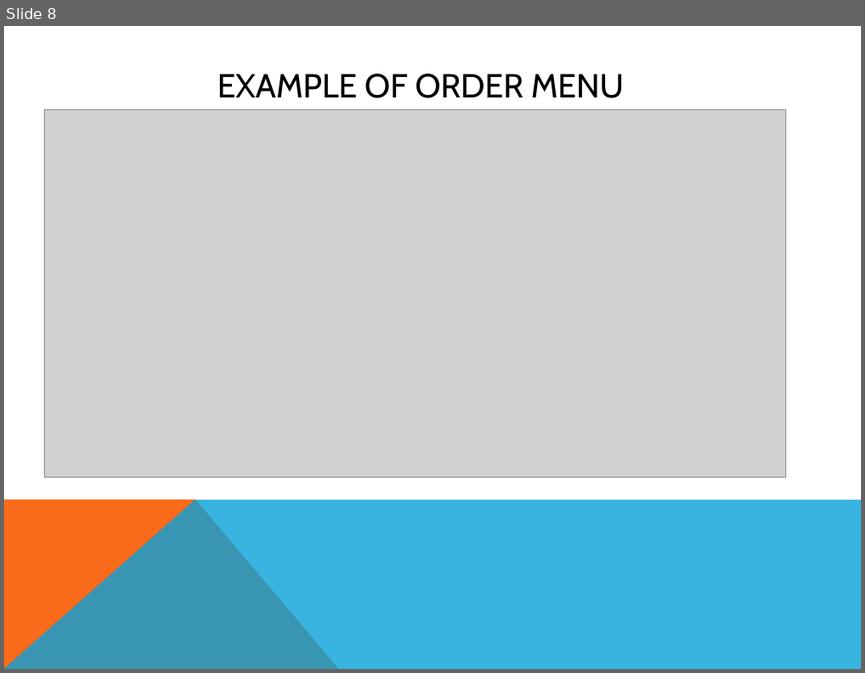
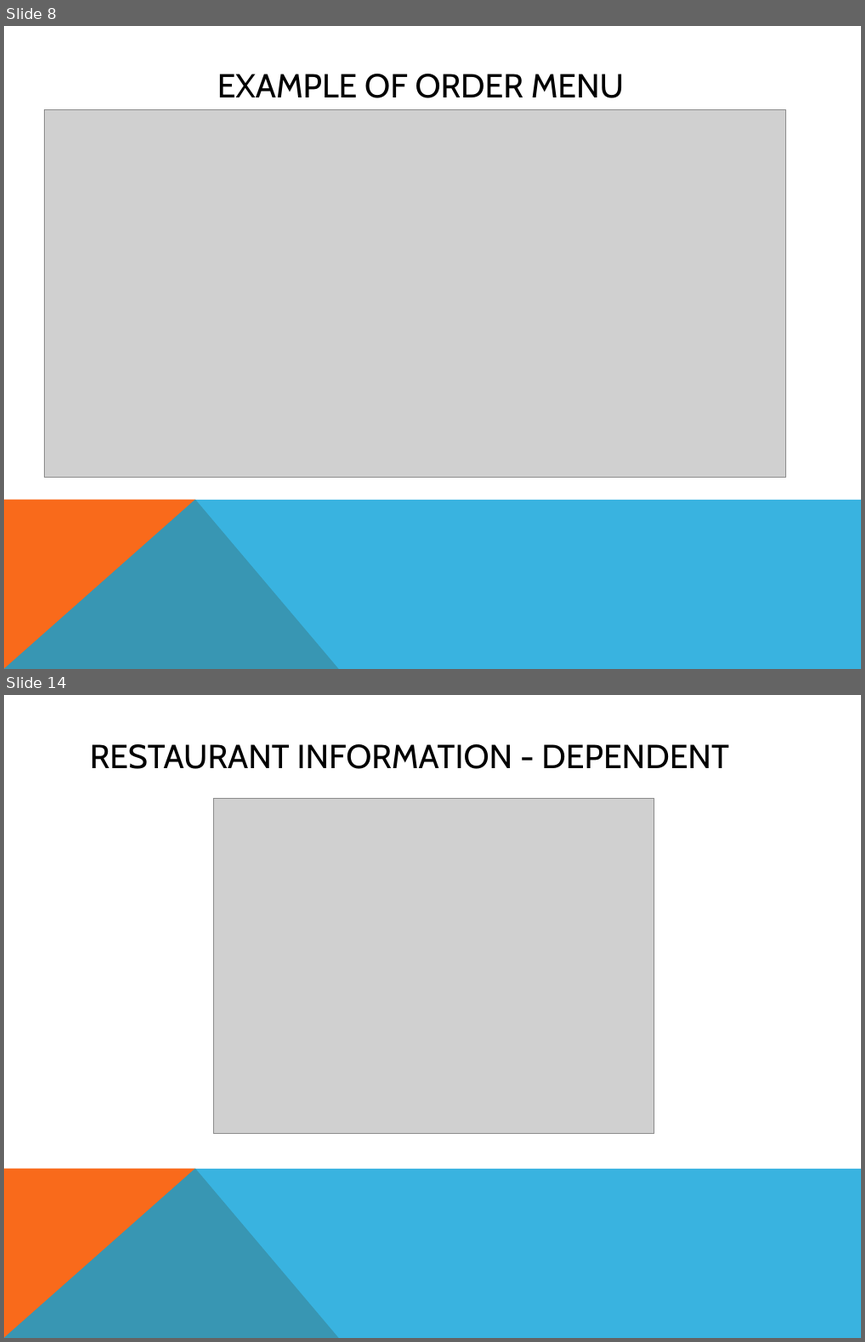
Before and after one commit to Dyndrilliac/cen-4010-assignments, a slide deck: Design Documents/PresentationSoft_latest version.pptx. Shown one above the other, each under a label of ours: slide 8 before the commit, slides 8 and 14 after it; the slides between them are not shown. The pictures are 865x673 and 865x1342 pixels, drawn with LibreOffice and Linux fonts; fonts in the diff are those of the drawing; grey boxes stand for pictures. Boxes give left, top, right and bottom in pixels: in the first picture for what was removed or moved away, otherwise in the second. Text is boxed around its words. In the diff, an @@ line names an element or a change of style, - is before the commit and + after.

```diff
--- a/Design Documents/PresentationSoft_latest version.pptx
+++ b/Design Documents/PresentationSoft_latest version.pptx
@@ slide 14 added at (4,695,861,1338), background #FFFFFF; not listed: 2 template elements that a slide beside it also shows @@
@@ title added at (90,744,729,769), 28 pt, text #000000 @@
+RESTAURANT INFORMATION - DEPENDENT
@@ picture added at (213,798,653,1133) @@
```
Also in this commit, not shown: 5 other slides added, 7 slides removed.
